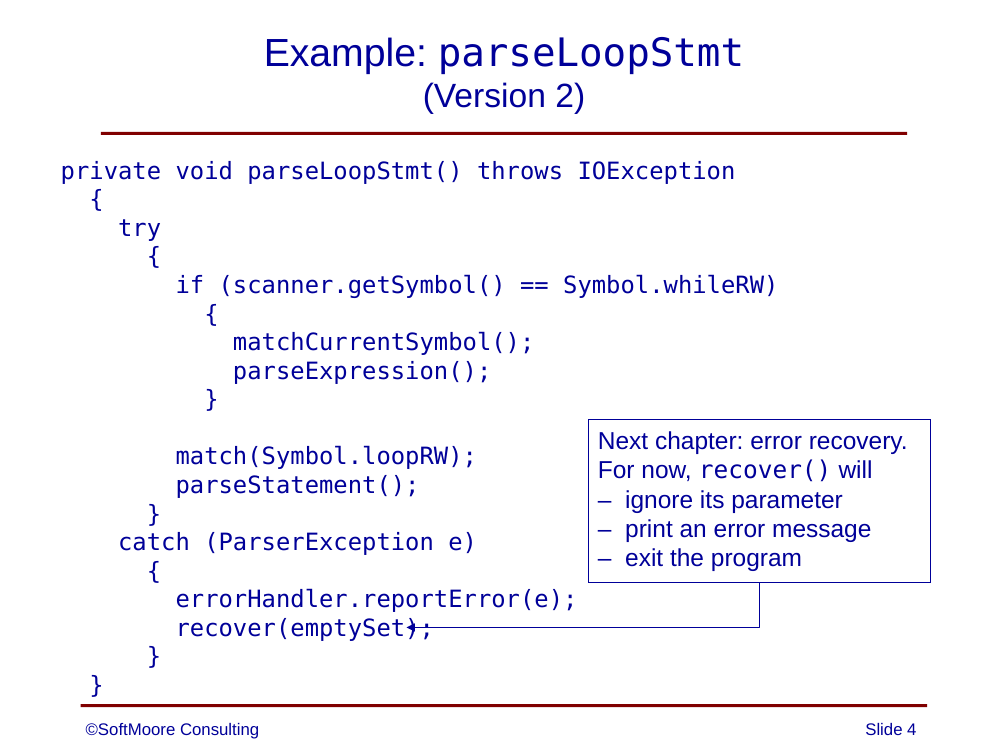
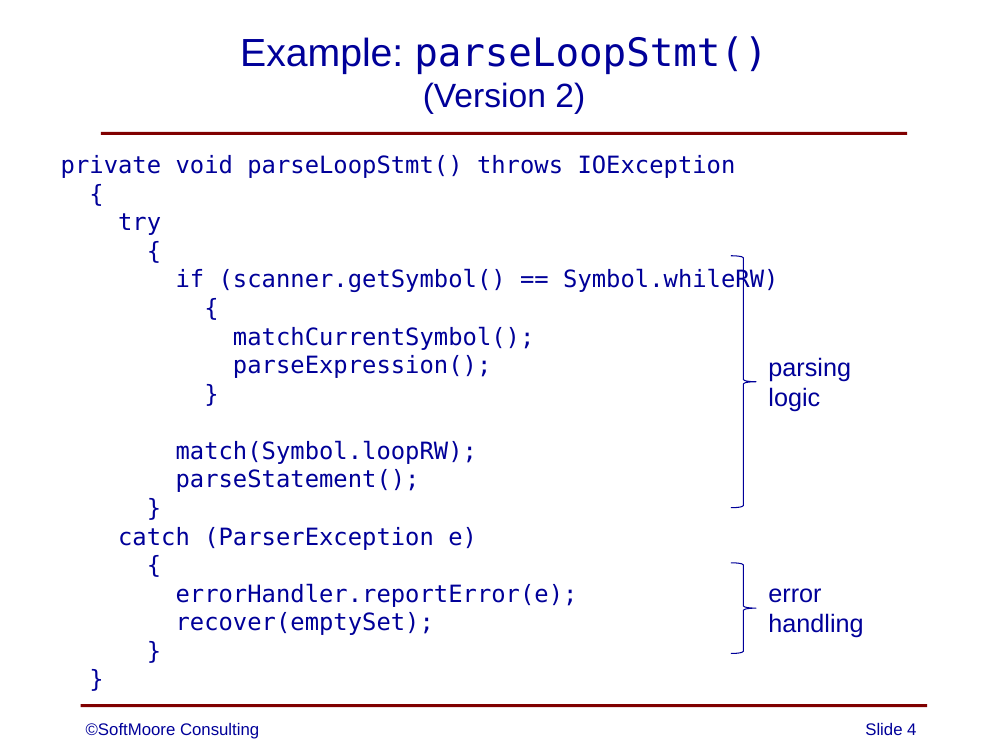
Before and after one commit to SoftMoore/CPRL-Java-3rd, a slide deck: slide 4 of PowerPoints/06 - Syntax Analysis.pptx. Drawn at 1008x756 pixels with LibreOffice and Linux fonts; fonts in the diff are those of the drawing. Boxes give left, top, right and bottom in pixels: in the first picture for what was removed or moved away, otherwise in the second. Text is boxed around its words. In the diff, an @@ line names an element or a change of style, - is before the commit and + after.

```diff
--- a/PowerPoints/06 - Syntax Analysis.pptx
+++ b/PowerPoints/06 - Syntax Analysis.pptx
@@ title at [240,36,767,114]: text changed @@
-Example: parseLoopStmt
-(Version 2)
+Example: parseLoopStmt()
+(Version 2)
@@ text "private void parseLoopStmt() throws IOException": place and size @@
-text "private void parseLoopStmt() throws IOException" at [61,161,778,641]
+text "private void parseLoopStmt() throws IOException" at [61,155,778,635]
@@ right brace added at [731,256,756,508], outline #000099 0.75 pt @@
@@ text added at [768,357,851,412], 18 pt, text #000099 @@
+parsing
+logic
@@ rectangle removed at [588,420,929,584] @@
-Next chapter: error recovery.
-For now, recover() will
-– ignore its parameter
-– print an error message
-– exit the program
@@ right brace added at [731,562,756,653], outline #000099 0.75 pt @@
@@ elbow arrow removed from (759, 583) to (406, 627) @@
@@ text added at [768,588,863,638], 18 pt, text #000099 @@
+error
+handling
```
Also in this commit, not shown: 2 other slides changed, 1 slide added.
